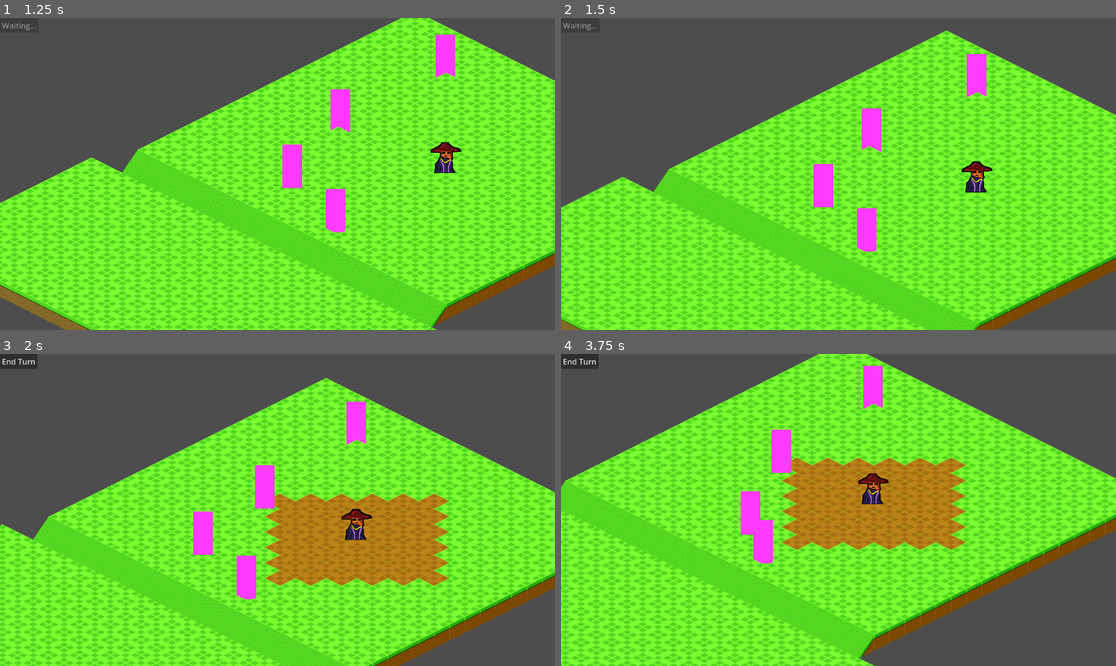
Above: before the commit, frames 1-4 (two rows, left to right).
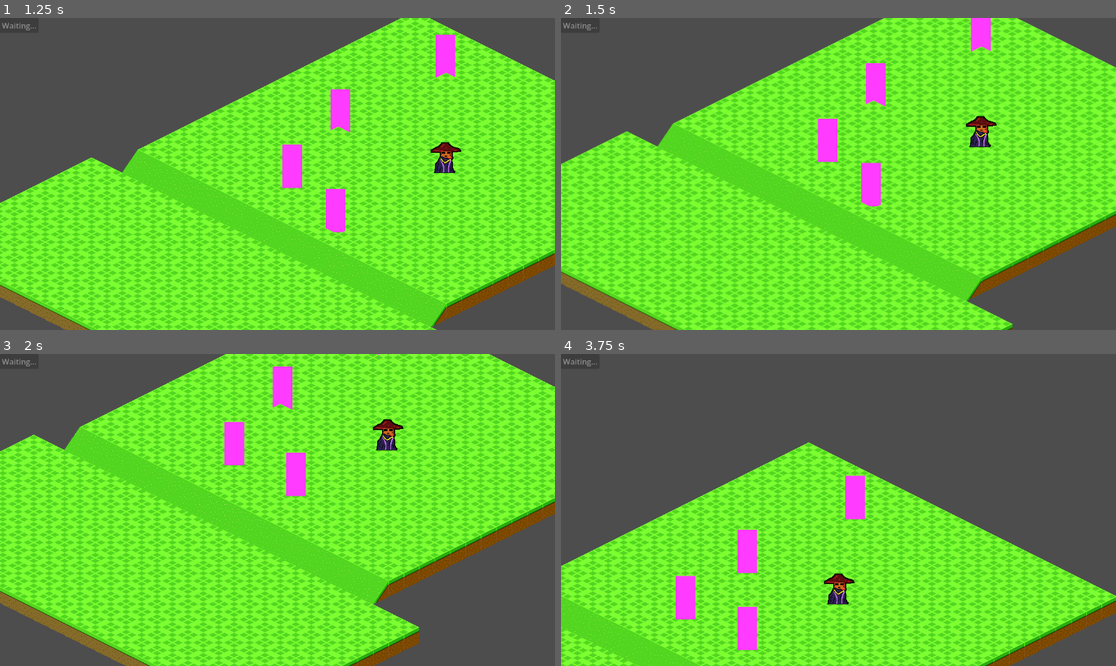
Above: after the commit, the same moments.

Repository: melyoda/godot-tactics-game
Game: Godot game, scene res://scenes/main.tscn
The game is run twice, just before and just after one commit, with the same random seed, the same clock (stepped at 60 frames per second) and the same inputs.
Inputs (mouse positions are in pixels of both pictures, inside the frame that each line leads up to):
- Up to frame 1 (1.25 s): click "End Turn" at 0.5 s
- Up to frame 2 (1.5 s): move the mouse to (960, 158) at 1.27 s; click (960, 158) at 1.42 s
- Up to frame 3 (2 s): no input
- Up to frame 4 (3.75 s): click (577, 360) at 2 s, where only the run before the commit has a clickable "End Turn"; click (577, 360) at 2.75 s, where only the run before the commit has a clickable "End Turn"; drag from (727, 525) to (810, 572) at 3.52 s

Frame 1 is identical in both runs. In frame 2, 50% of the frame differs, in the area x 0-100%, y 0-100%; in frame 3, 67%; in frame 4, 62%.

Commit message:
fixed some race condition with enemy units, now all units move and stops calling player to start multiple time

Diff:
--- a/scripts/base_unit.gd
+++ b/scripts/base_unit.gd
@@ -5,6 +5,7 @@
 var current_ap: int = 0
 var is_my_turn: bool = false
 var is_moving: bool = false
+var has_notified_brain: bool = false
 
 # The Brain is the single source of truth
 @onready var brain = GameManager
@@ -12,6 +13,7 @@
 func start_turn():
 	current_ap = max_ap
 	is_my_turn = true
+	has_notified_brain = false # Reset the gate!
 	print(name, " turn started. AP: ", current_ap)
 
 func move_to_grid_tile(target_grid_pos: Vector2i):
@@ -43,7 +45,8 @@
 
 ## The Iron Rule: Tell the Brain when we are spent
 func check_ap_and_finish():
-	if current_ap <= 0:
+	if current_ap <= 0 and not has_notified_brain:
+		has_notified_brain = true # Close the gate!
 		is_my_turn = false
-		print(name, " is out of AP. Notifying Brain.")
+		print("DEBUG: ", name, " is out of AP. Notifying Brain.")
 		brain.notify_unit_finished(self)
--- a/scripts/game_manager.gd
+++ b/scripts/game_manager.gd
@@ -113,6 +113,9 @@
 		start_player_turn()
 
 func start_player_turn():
+	if turn_state == TurnState.PLAYER_TURN:
+		return
+
 	turn_state = TurnState.PLAYER_TURN
 	print("▶ Player Turn")
 
